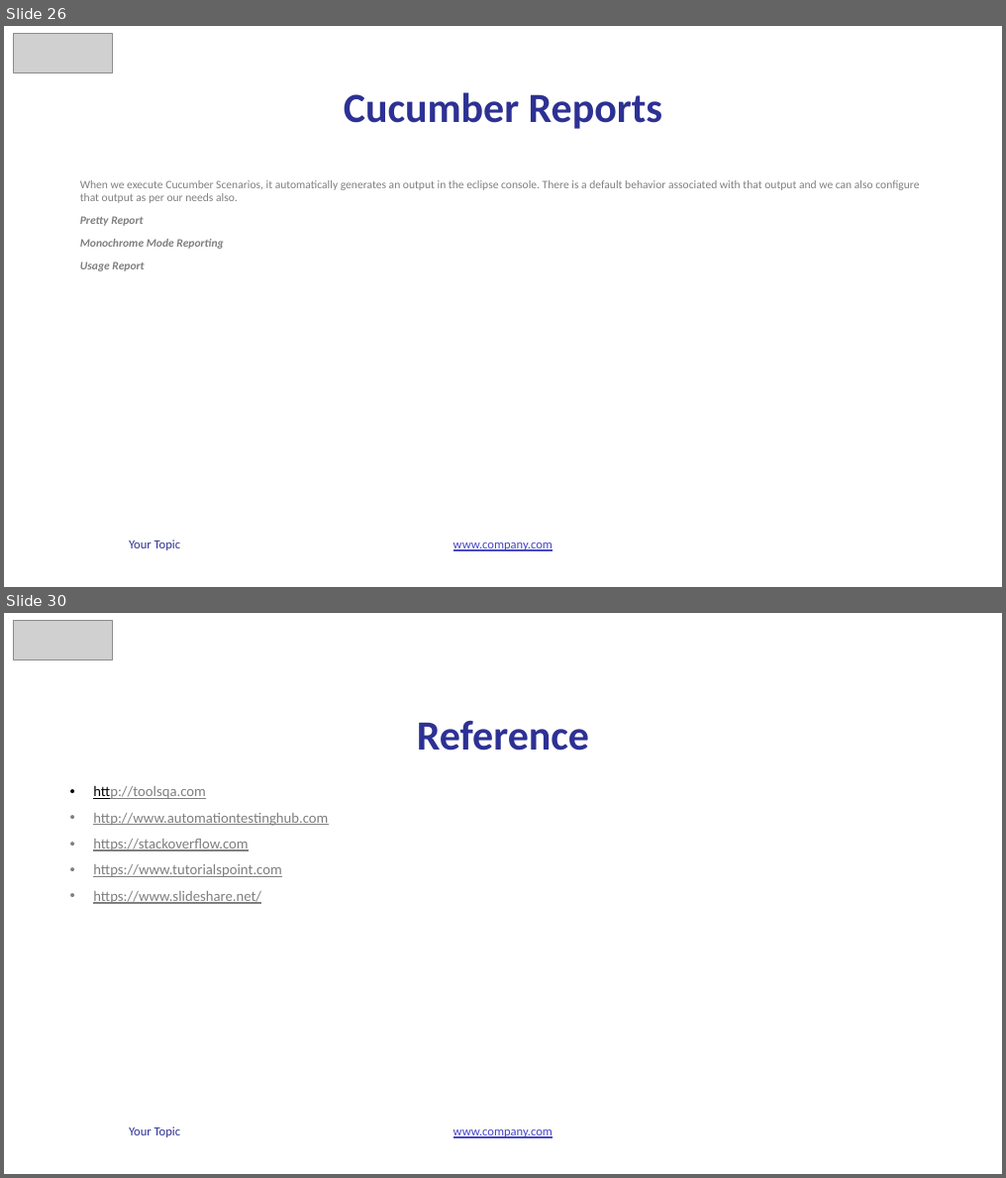
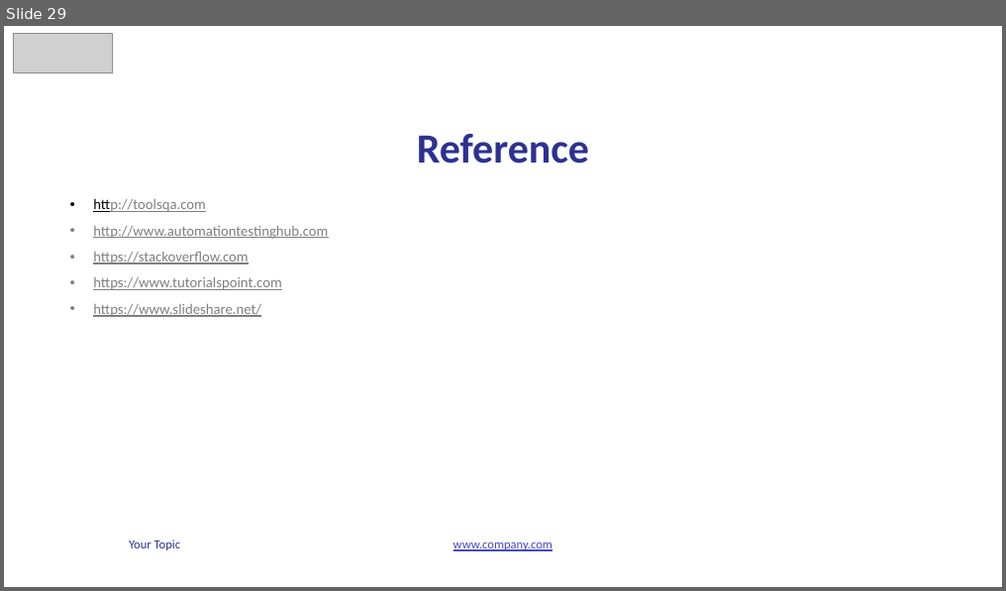
Before and after one commit to vunguyen2588/Cucumber, a slide deck: b4uconference_cucumber_slide.pptx. Shown one above the other, each under a label of ours: slides 26 and 30 before the commit, slide 29 after it; the slides between them are not shown. The pictures are 1006x1178 and 1006x591 pixels, drawn with LibreOffice and Linux fonts; fonts in the diff are those of the drawing; grey boxes stand for pictures. Boxes give left, top, right and bottom in pixels: in the first picture for what was removed or moved away, otherwise in the second. Text is boxed around its words. In the diff, an @@ line names an element or a change of style, - is before the commit and + after.

```diff
--- a/b4uconference_cucumber_slide.pptx
+++ b/b4uconference_cucumber_slide.pptx
@@ slide 26 removed at (4,26,1002,587), background #FFFFFF; not listed: 2 template elements that a slide beside it also shows @@
@@ picture removed at (13,33,113,73) @@
@@ title removed at (344,92,662,129) @@
-Cucumber Reports
@@ text removed at (80,180,919,272) @@
-When we execute Cucumber Scenarios, it automatically generates an output in the eclipse console. There is a default behavior associated with that output and we can also configure that output as per our needs also.
-Pretty Report
-Monochrome Mode Reporting
-Usage Report
@@ what was slide 30 is now slide 29 @@
```
Also in this commit, not shown: 4 slides changed, 4 slides added, 4 other slides removed, 5 other files.
